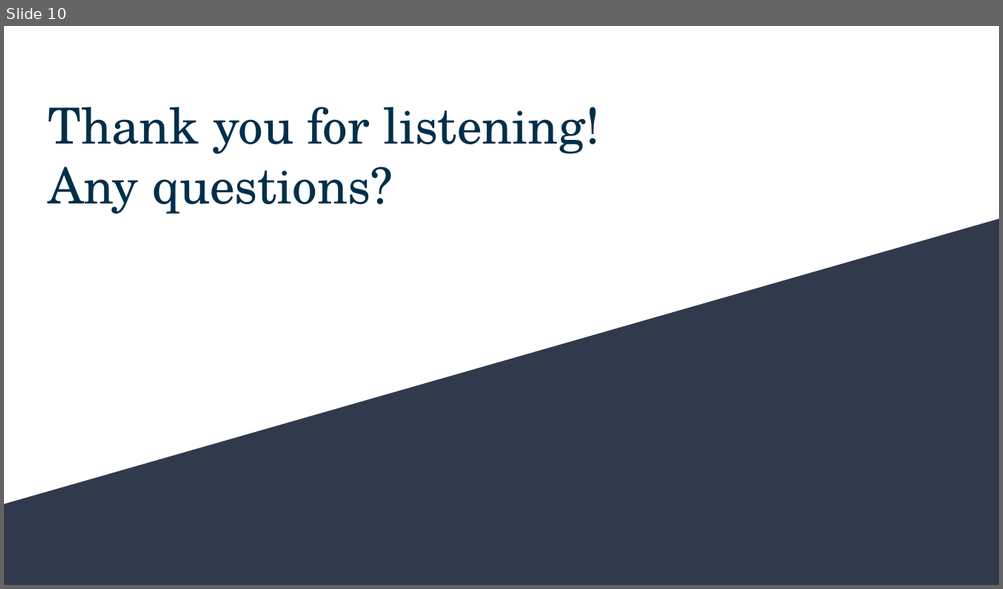
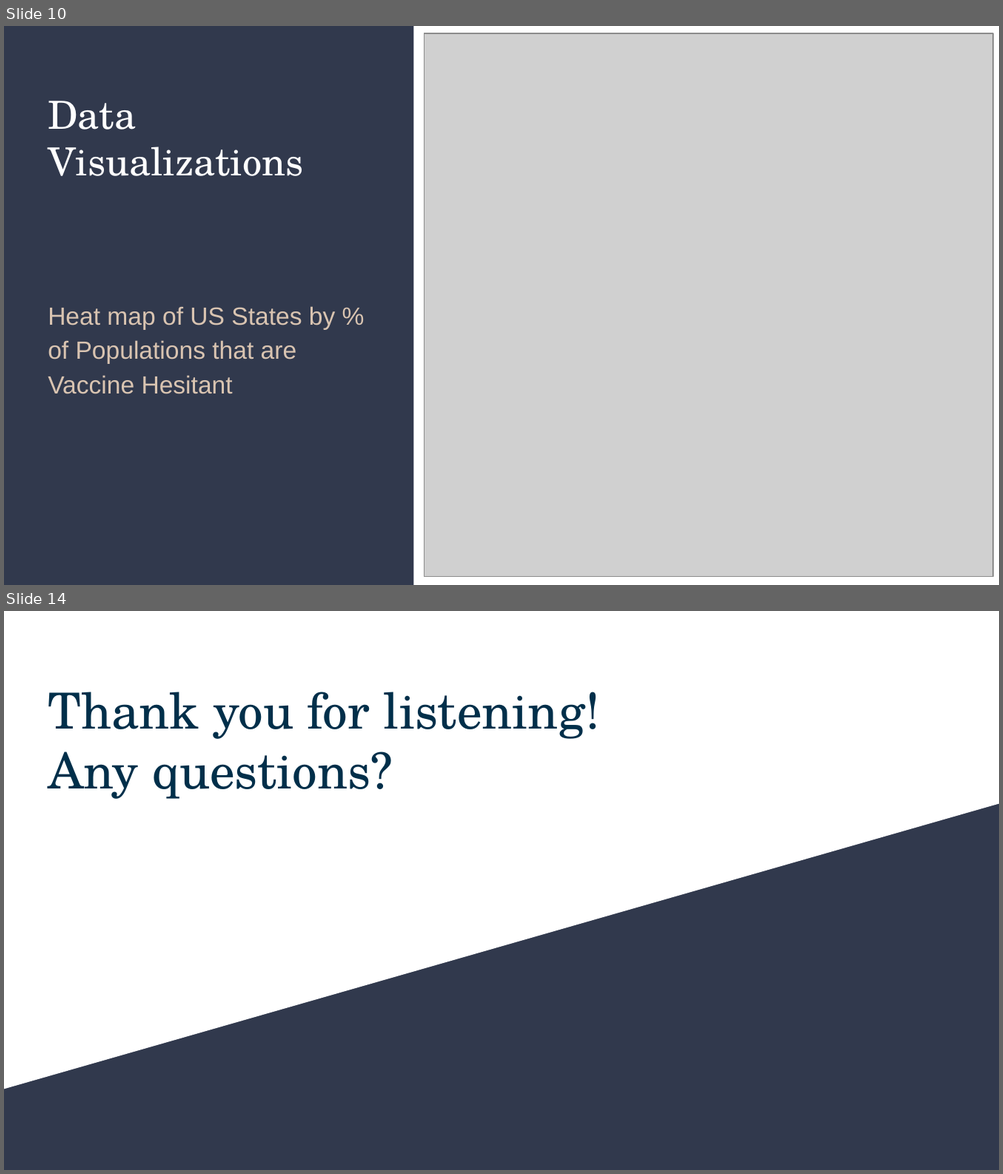
Before and after one commit to AaraniSivasekaram/Predictive_Modelling_Project, a slide deck: Vaccine Hesitancy Presentation.pptx. Shown one above the other, each under a label of ours: slide 10 before the commit, slides 10 and 14 after it; the slides between them are not shown. The pictures are 1003x589 and 1003x1174 pixels, drawn with LibreOffice and Linux fonts; fonts in the diff are those of the drawing; grey boxes stand for pictures. Boxes give left, top, right and bottom in pixels: in the first picture for what was removed or moved away, otherwise in the second. Text is boxed around its words. In the diff, an @@ line names an element or a change of style, - is before the commit and + after.

Commit message:
Updated presentation and included data viz images

```diff
--- a/Vaccine Hesitancy Presentation.pptx
+++ b/Vaccine Hesitancy Presentation.pptx
@@ slide 10 added at box(4, 26, 999, 585), background #FFFFFF @@
@@ rectangle added at box(4, 26, 414, 585), fill #31394D @@
@@ picture added at box(424, 34, 993, 578) @@
@@ title added at box(48, 101, 303, 176), 28 pt, text #FFFFFF @@
+Data Visualizations
@@ text added at box(48, 306, 335, 395), 18 pt, text #D9C4B1 @@
+Heat map of US States by % of Populations that are Vaccine Hesitant
@@ what was slide 10 is now slide 14 @@
```
Also in this commit, not shown: 7 slides changed, 5 other slides added, 2 slides removed.
